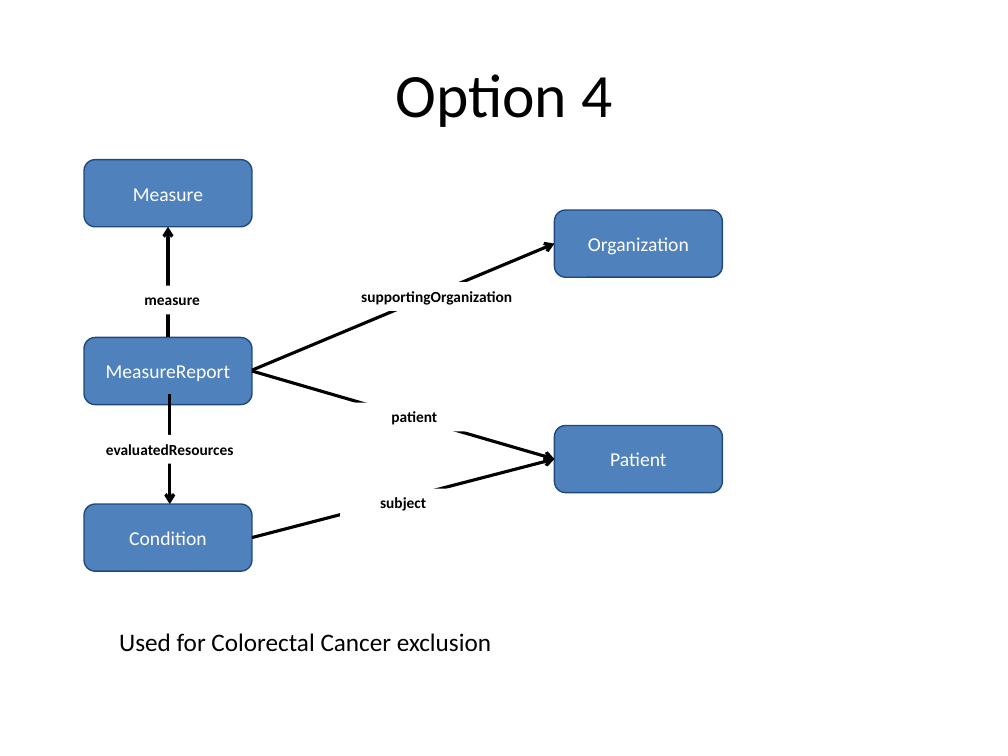
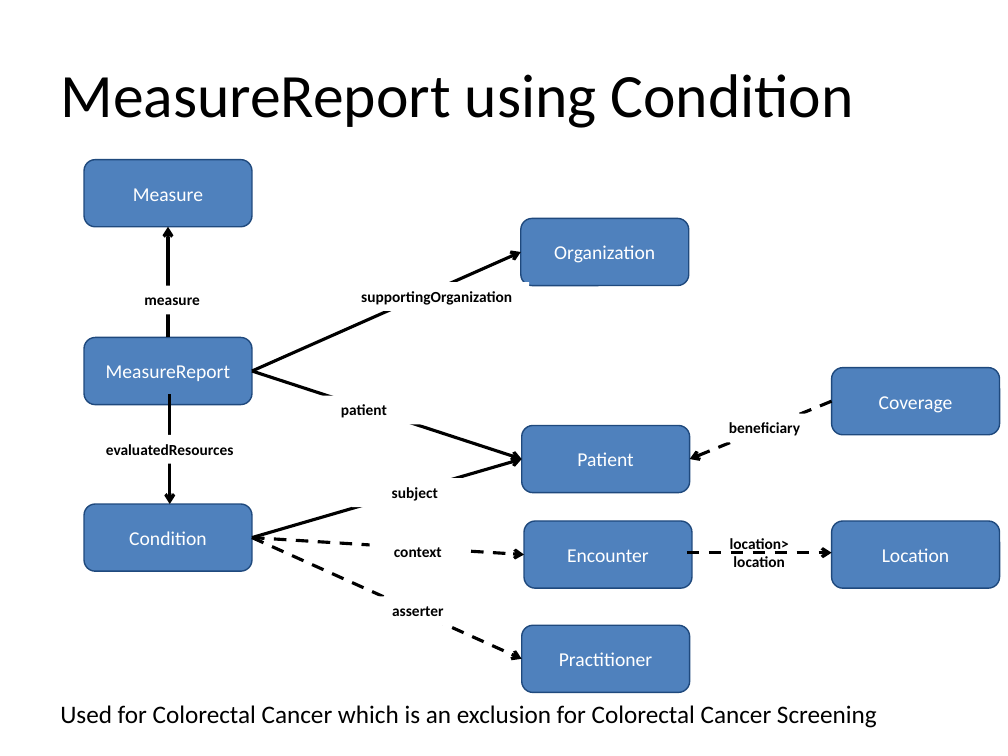
Before and after one commit to HL7/davinci-deqm, a slide deck: slide 11 of source/pages/assets/images/source/DEQM Resource Diagram - COL.pptx (slide 5 before the commit). Drawn at 1008x756 pixels with LibreOffice and Linux fonts; fonts in the diff are those of the drawing. Boxes give left, top, right and bottom in pixels: in the first picture for what was removed or moved away, otherwise in the second. Text is boxed around its words. In the diff, an @@ line names an element or a change of style, - is before the commit and + after.

```diff
--- a/source/pages/assets/images/source/DEQM Resource Diagram - COL.pptx
+++ b/source/pages/assets/images/source/DEQM Resource Diagram - COL.pptx
@@ title at box(60, 74, 853, 128): text changed @@
-Option 4
+MeasureReport using Condition
@@ rounded rectangle "Organization": place and size @@
-rounded rectangle "Organization" at box(554, 210, 723, 277)
+rounded rectangle "Organization" at box(521, 219, 689, 286)
@@ arrow moved from (252, 370) - (554, 244) to (252, 371) - (521, 252) @@
@@ arrow moved from (252, 371) - (554, 459) to (252, 371) - (522, 459) @@
@@ rounded rectangle added at box(832, 368, 1000, 435), fill #4F81BD, outline #1F497D 1 pt, 14 pt, text #FFFFFF @@
+Coverage
@@ text "patient": place and size @@
-text "patient" at box(391, 411, 437, 425)
+text "patient" at box(341, 404, 387, 418)
@@ arrow added from (832, 401) to (689, 459), #000000 2.25 pt dashed @@
@@ rounded rectangle "Patient": place and size @@
-rounded rectangle "Patient" at box(554, 425, 723, 493)
+rounded rectangle "Patient" at box(522, 425, 690, 493)
@@ text added at box(729, 422, 800, 436), 11 pt, text #000000, bold @@
+beneficiary
@@ arrow moved from (252, 537) - (554, 459) to (252, 537) - (522, 459) @@
@@ text "subject": place and size @@
-text "subject" at box(380, 497, 426, 511)
+text "subject" at box(392, 487, 438, 501)
@@ arrow added from (252, 537) to (524, 554), #000000 2.25 pt dashed @@
@@ arrow added from (252, 537) to (522, 659), #000000 2.25 pt dashed @@
@@ rounded rectangle added at box(524, 521, 692, 589), fill #4F81BD, outline #1F497D 1 pt, 14 pt, text #FFFFFF @@
+Encounter
@@ text added at box(730, 538, 789, 567), 11 pt, text #000000, bold @@
+location>
+location
@@ rounded rectangle added at box(832, 521, 1000, 589), fill #4F81BD, outline #1F497D 1 pt, 14 pt, text #FFFFFF @@
+Location
@@ text added at box(394, 547, 442, 557), 11 pt, text #000000, bold @@
+context
@@ arrow added from (686, 552) to (832, 552), #000000 2.25 pt dashed @@
@@ text added at box(392, 606, 444, 616), 11 pt, text #000000, bold @@
+asserter
@@ rounded rectangle added at box(522, 625, 690, 692), fill #4F81BD, outline #1F497D 1 pt, 14 pt, text #FFFFFF @@
+Practitioner
@@ text at box(60, 705, 877, 728): text changed @@
-Used for Colorectal Cancer exclusion
+Used for Colorectal Cancer which is an exclusion for Colorectal Cancer Screening
```
Also in this commit, not shown: 4 other slides changed, 6 slides added, 21 other files.
